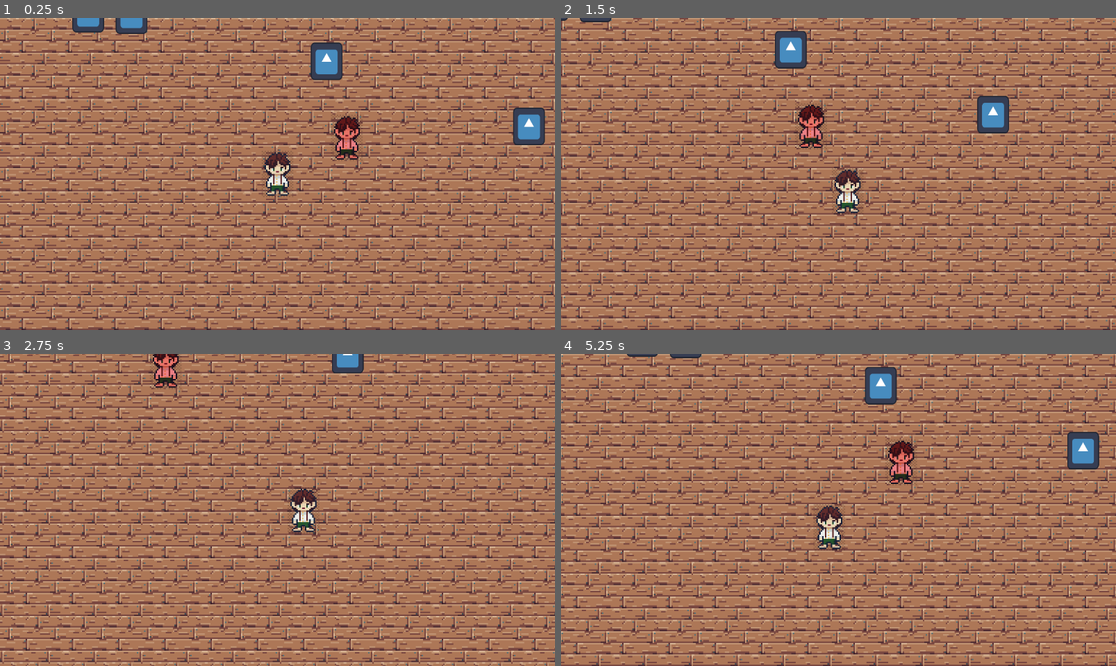
Above: before the commit, frames 1-4 (two rows, left to right).
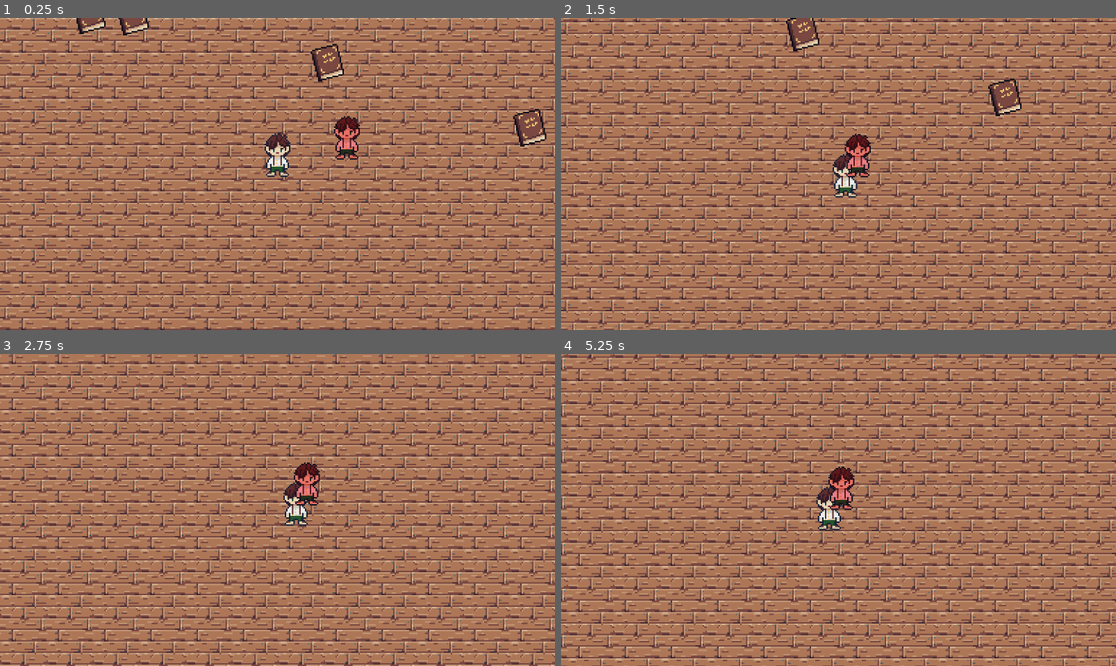
Above: after the commit, the same moments.

Repository: peterakerblom/hoblib
Game: Godot game, scene res://scenes/level.tscn
Same seed, same stepped clock (60 frames per second), same inputs: the game is played once before the commit and once after it. The engine's default icon, where the game draws it, is replaced by a stand-in: a white triangle on a blue panel in a dark square.
Inputs:
- Up to frame 1 (0.25 s): no input
- Up to frame 2 (1.5 s): tap Enter at 0.5 s; hold Right (right) 0.53-1.28 s; tap E (interact) at 0.6, 1.35 s; hold Down (down) from 1.28 s (still down)
- Up to frame 3 (2.75 s): release Down (down) at 2.03 s; hold Right (right) from 2.03 s (still down); tap E (interact) at 2.1 s
- Up to frame 4 (5.25 s): release Right (right) at 2.78 s; hold Up (up) 2.78-3.53 s; tap E (interact) every 0.75 s from 2.85 to 5.1 s; hold Left (left) 3.53-5.03 s; hold Down (down) from 5.03 s (still down)

The runs differ from the first frame. In frame 1, 2.8% of the frame differs, in the area x 13-99%, y 0-58%; in frame 2, 59%; in frame 3, 58%; in frame 4, 62%, in the area x 0-100%, y 0-100%.

Commit message:
added assets

Diff:
--- a/scenes/interactables/book_pickup.tscn
+++ b/scenes/interactables/book_pickup.tscn
@@ -1,17 +1,17 @@
 [gd_scene load_steps=4 format=3 uid="uid://bprhvjfh1d5yy"]
 
 [ext_resource type="Script" path="res://scripts/interactables/book_pickup.gd" id="1_vgnvu"]
-[ext_resource type="Texture2D" uid="uid://bq62m1kbjngra" path="res://icon.svg" id="2_xsffd"]
+[ext_resource type="Texture2D" uid="uid://di82w6i2sbto5" path="res://assets/book_brown_gold_32.png" id="2_dacr2"]
 
 [sub_resource type="RectangleShape2D" id="RectangleShape2D_l33ru"]
-size = Vector2(20, 24)
+size = Vector2(22, 24)
 
 [node name="BookPickup" type="Area2D"]
 script = ExtResource("1_vgnvu")
 
 [node name="Sprite2D" type="Sprite2D" parent="."]
-scale = Vector2(0.171875, 0.203125)
-texture = ExtResource("2_xsffd")
+texture_filter = 1
+texture = ExtResource("2_dacr2")
 
 [node name="CollisionShape2D" type="CollisionShape2D" parent="."]
 shape = SubResource("RectangleShape2D_l33ru")
--- a/scenes/interactables/fireplace.tscn
+++ b/scenes/interactables/fireplace.tscn
@@ -1,26 +1,28 @@
 [gd_scene load_steps=5 format=3 uid="uid://cwjxpvnifk5ur"]
 
 [ext_resource type="Script" path="res://scripts/interactables/fireplace.gd" id="1_h4hxb"]
-[ext_resource type="Texture2D" uid="uid://bq62m1kbjngra" path="res://icon.svg" id="2_iidga"]
+[ext_resource type="Texture2D" uid="uid://b78vb6usiw6t4" path="res://assets/fireplace_32.png" id="2_oe40c"]
 
 [sub_resource type="RectangleShape2D" id="RectangleShape2D_wy0o1"]
-size = Vector2(194, 12)
+size = Vector2(60, 16)
 
 [sub_resource type="RectangleShape2D" id="RectangleShape2D_oyg2d"]
-size = Vector2(192, 44)
+size = Vector2(44, 29)
 
 [node name="Fireplace" type="Area2D"]
 script = ExtResource("1_h4hxb")
 
 [node name="InteractZone" type="CollisionShape2D" parent="."]
-position = Vector2(0, 31)
+position = Vector2(0, 23)
 shape = SubResource("RectangleShape2D_wy0o1")
 
 [node name="Sprite2D" type="Sprite2D" parent="."]
-scale = Vector2(1.53125, 0.375)
-texture = ExtResource("2_iidga")
+texture_filter = 1
+scale = Vector2(2, 2)
+texture = ExtResource("2_oe40c")
 
 [node name="StaticBody2D" type="StaticBody2D" parent="."]
 
 [node name="CollisionShape2D" type="CollisionShape2D" parent="StaticBody2D"]
+position = Vector2(0, 7.5)
 shape = SubResource("RectangleShape2D_oyg2d")
--- a/scenes/level.tscn
+++ b/scenes/level.tscn
@@ -55,7 +55,7 @@
 position_smoothing_enabled = true
 
 [node name="Fireplace" parent="." instance=ExtResource("4_wn6kq")]
-position = Vector2(167, 56)
+position = Vector2(365, 199)
 
 [node name="Visior" parent="." instance=ExtResource("6_mbvq3")]
 position = Vector2(446, 322)
--- a/scenes/player/player.tscn
+++ b/scenes/player/player.tscn
@@ -8,7 +8,7 @@
 radius = 7.0
 
 [sub_resource type="CircleShape2D" id="CircleShape2D_6cfio"]
-radius = 28.0
+radius = 18.0
 
 [node name="Player" type="CharacterBody2D" groups=["player"]]
 script = ExtResource("1_2y3sd")
@@ -17,15 +17,17 @@
 
 [node name="Sprite2D2" type="Sprite2D" parent="."]
 texture_filter = 1
+position = Vector2(0, -13)
 texture = ExtResource("3_k623j")
 
 [node name="CollisionShape2D" type="CollisionShape2D" parent="."]
-position = Vector2(0, 9)
+position = Vector2(0, -4)
 shape = SubResource("CircleShape2D_m50lr")
 
 [node name="InteractionArea" type="Area2D" parent="."]
 
 [node name="CollisionShape2D" type="CollisionShape2D" parent="InteractionArea"]
+position = Vector2(0, -7)
 shape = SubResource("CircleShape2D_6cfio")
 
 [connection signal="area_entered" from="InteractionArea" to="." method="_on_interaction_area_area_entered"]
Binary file removed: assets/Pixilart_App 1.png
Binary file removed: assets/Pixilart_App.png
Binary file added: assets/barrel_32.png
Not shown, added: assets/barrel_32.png.import
Binary file added: assets/book_brown_gold_32.png
Not shown, changed: assets/book_brown_gold_32.png.import
Binary file added: assets/bread_16.png
Not shown, added: assets/bread_16.png.import
Binary file added: assets/candle_16.png
Not shown, added: assets/candle_16.png.import
Binary file added: assets/fireplace_32.png
Not shown, added: assets/fireplace_32.png.import
(and 11 more such lines)
